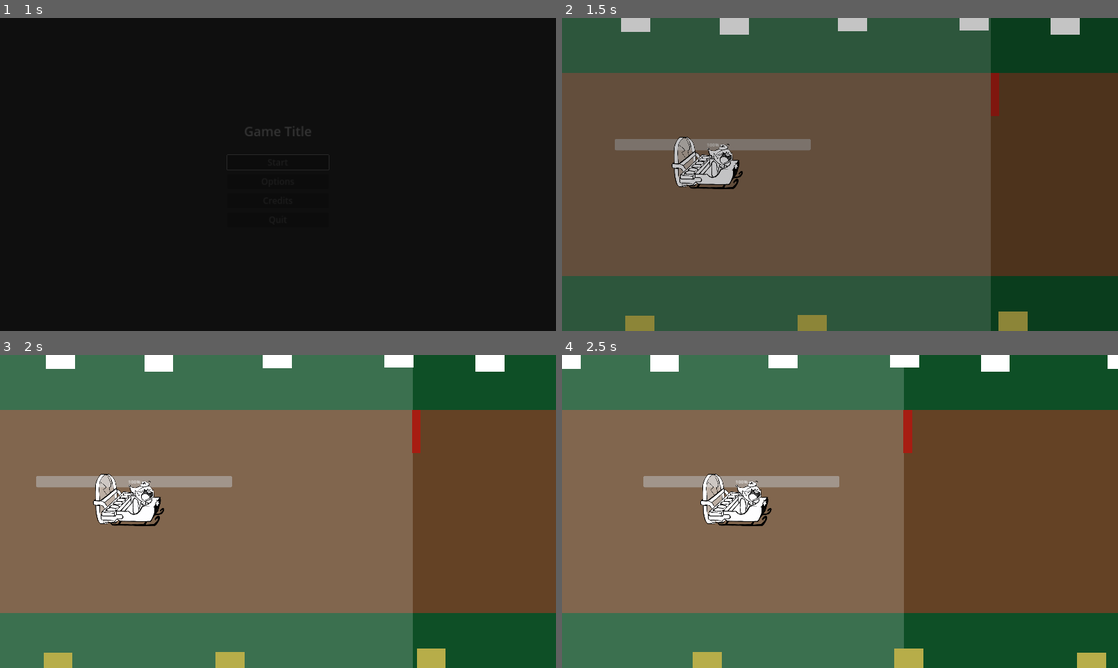
Above: before the commit, frames 1-4 (two rows, left to right).
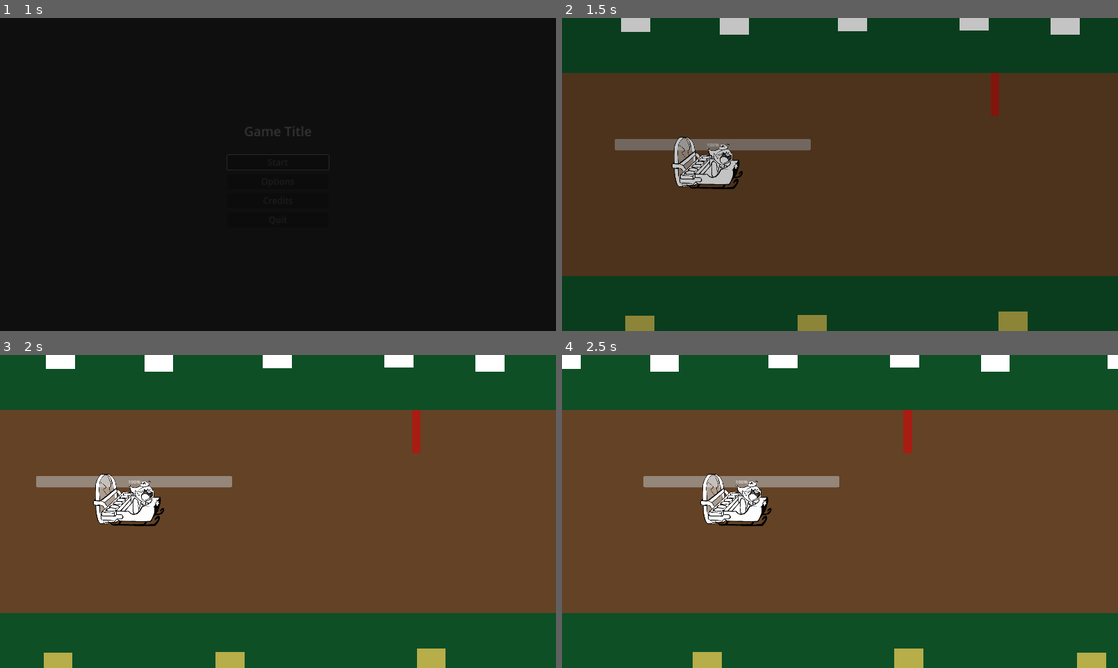
Above: after the commit, the same moments.

Repository: hsandt/ld53
Game: Godot game, scene res://scenes/main_menu_scene.tscn
The game is run twice, just before and just after one commit, with the same random seed, the same clock (stepped at 60 frames per second) and the same inputs.
Inputs (mouse positions are in pixels of both pictures, inside the frame that each line leads up to):
- Up to frame 1 (1 s): tap Enter (ui_accept) at 0.5, 0.77 s; move the mouse to (400, 158) at 0.52 s; hold Right (ui_right) from 0.53 s (still down); hold M (app_next_resolution) from 0.53 s (still down); click (400, 158) at 0.67 s
- Up to frame 2 (1.5 s): move the mouse to (728, 190) at 1.27 s; release Right (ui_right) at 1.28 s; release M (app_next_resolution) at 1.28 s; hold S (down) from 1.28 s (still down); tap N (app_prev_resolution) at 1.35 s
- Up to frame 3 (2 s): keep holding S (down); tap Enter (ui_accept) at 1.52 s
- Up to frame 4 (2.5 s): move the mouse to (895, 442) at 2.02 s; release S (down) at 2.03 s; hold Right (ui_right) from 2.03 s (still down); hold M (app_next_resolution) from 2.03 s (still down)

Frame 1 is identical in both runs. In frame 2, 73% of the frame differs, in the area x 0-78%, y 0-100%; in frame 3, 70%; in frame 4, 58%.

Commit message:
[Cleanup] Fix missing references again

Diff:
--- a/scenes/first_scene.tscn
+++ b/scenes/first_scene.tscn
@@ -1,10 +1,9 @@
-[gd_scene load_steps=12 format=3 uid="uid://ddxu5buxr3lp5"]
+[gd_scene load_steps=11 format=3 uid="uid://ddxu5buxr3lp5"]
 
 [ext_resource type="PackedScene" uid="uid://bkxvhy0xyc6my" path="res://prefabs/ingame/in_game_manager.tscn" id="1_i0ea3"]
-[ext_resource type="Texture2D" uid="uid://d0vvv3dcec8mu" path="res://sprites/white_square_1x1.png" id="1_pefx0"]
 [ext_resource type="PackedScene" uid="uid://bigtdfruv4w60" path="res://prefabs/pause_menu_custom.tscn" id="2_afo14"]
-[ext_resource type="AudioStream" uid="uid://ddhkhbl82shqs" path="res://audio/bgm/Level_WIP.ogg" id="2_bo6oh"]
-[ext_resource type="PackedScene" uid="uid://cgrwrw8imf0gg" path="res://prefabs/ingame/player_character_body_2d.tscn" id="3_82xke"]
+[ext_resource type="AudioStream" uid="uid://ddhkhbl82shqs" path="res://audio/bgm/Level_WIP.ogg" id="2_lp7af"]
+[ext_resource type="PackedScene" uid="uid://4n8e4dswbycl" path="res://prefabs/ingame/player_character_body_2d.tscn" id="3_82xke"]
 [ext_resource type="Script" path="res://scripts/audio/MusicStreamPlayer.gd" id="3_a3gc7"]
 [ext_resource type="Script" path="res://scripts/ingame/ScrollingCenter.gd" id="6_b3o2y"]
 [ext_resource type="PackedScene" uid="uid://cxmcka11cekmi" path="res://prefabs/ingame/camera_2d.tscn" id="6_cbhgf"]
@@ -76,7 +75,6 @@
 [node name="Sprite2D" type="Sprite2D" parent="RigidBody2D Screen Colliders (BAD causes speed up)"]
 modulate = Color(1, 1, 1, 0.188235)
 scale = Vector2(1920, 1080)
-texture = ExtResource("1_pefx0")
 
 [node name="Map1" parent="." instance=ExtResource("8_srhq4")]
 
--- a/scenes/test/art_level.tscn
+++ b/scenes/test/art_level.tscn
@@ -1,10 +1,9 @@
-[gd_scene load_steps=13 format=3 uid="uid://ssep3fv1vsc8"]
+[gd_scene load_steps=12 format=3 uid="uid://dxxghvqt5g42c"]
 
 [ext_resource type="PackedScene" uid="uid://bkxvhy0xyc6my" path="res://prefabs/ingame/in_game_manager.tscn" id="1_r0yvm"]
-[ext_resource type="AudioStream" uid="uid://ddhkhbl82shqs" path="res://audio/bgm/Level_WIP.ogg" id="2_6ot5u"]
 [ext_resource type="Script" path="res://scripts/audio/MusicStreamPlayer.gd" id="2_l6ce7"]
 [ext_resource type="PackedScene" uid="uid://bigtdfruv4w60" path="res://prefabs/pause_menu_custom.tscn" id="3_1fatq"]
-[ext_resource type="PackedScene" uid="uid://cgrwrw8imf0gg" path="res://prefabs/ingame/player_character_body_2d.tscn" id="4_3j6cy"]
+[ext_resource type="PackedScene" uid="uid://4n8e4dswbycl" path="res://prefabs/ingame/player_character_body_2d.tscn" id="4_3j6cy"]
 [ext_resource type="Script" path="res://scripts/ingame/ScrollingCenter.gd" id="5_g1h1w"]
 [ext_resource type="PackedScene" uid="uid://b3cj8qaa1pk0g" path="res://prefabs/ingame/hud/powders_panel.tscn" id="5_jdasq"]
 [ext_resource type="PackedScene" uid="uid://dut1iocwxhlh7" path="res://scenes/test/art_map.tscn" id="6_50fx4"]
@@ -27,7 +26,6 @@
 [node name="MusicStreamPlayer" type="AudioStreamPlayer" parent="."]
 unique_name_in_owner = true
 process_mode = 3
-stream = ExtResource("2_6ot5u")
 volume_db = -10.0
 autoplay = true
 bus = &"Music"
@@ -58,10 +56,9 @@
 half_extent_y = 290
 metadata/_edit_lock_ = true
 
-[node name="ScrollingCenter" type="Node2D" parent="." node_paths=PackedStringArray("player_character", "map")]
+[node name="ScrollingCenter" type="Node2D" parent="." node_paths=PackedStringArray("player_character")]
 script = ExtResource("5_g1h1w")
 player_character = NodePath("../PlayerCharacterBody2D")
-map = NodePath("../ArtMap")
 lookahead_distance = 500.0
 
 [node name="Camera2D" parent="ScrollingCenter" instance=ExtResource("6_a1bd6")]
--- a/scenes/test/test_level.tscn
+++ b/scenes/test/test_level.tscn
@@ -49,10 +49,9 @@
 half_extent_y = 290
 metadata/_edit_lock_ = true
 
-[node name="ScrollingCenter" type="Node2D" parent="." node_paths=PackedStringArray("player_character", "map")]
+[node name="ScrollingCenter" type="Node2D" parent="." node_paths=PackedStringArray("player_character")]
 script = ExtResource("5_5wm0g")
 player_character = NodePath("../PlayerCharacterBody2D")
-map = NodePath("../TestMap")
 lookahead_distance = 500.0
 
 [node name="Camera2D" parent="ScrollingCenter" instance=ExtResource("6_nrs72")]
@@ -86,4 +85,3 @@
 [connection signal="back_to_main_pressed" from="CanvasLayer/PauseMenu" to="InGameManager" method="_on_pause_menu_back_to_main_pressed"]
 [connection signal="pause" from="CanvasLayer/PauseMenu" to="MusicStreamPlayer" method="_on_pause_menu_pause"]
 [connection signal="resume" from="CanvasLayer/PauseMenu" to="MusicStreamPlayer" method="_on_pause_menu_resume"]
-[connection signal="progress_changed" from="ScrollingCenter" to="CanvasLayer/ProgressBar" method="_on_scrolling_center_progress_changed"]
Not shown: 1 places in data/modifiers/obstacle_damage.tres that only renumber resources
Not shown: 1 places in data/modifiers/town_cargo.tres that only renumber resources
Not shown: 2 places in prefabs/ingame/player_character_body_2d.tscn that only renumber resources
Not shown: 1 places in scenes/first_scene.tscn that only renumber resources
Not shown: 1 places in scenes/test/test_level.tscn that only renumber resources
